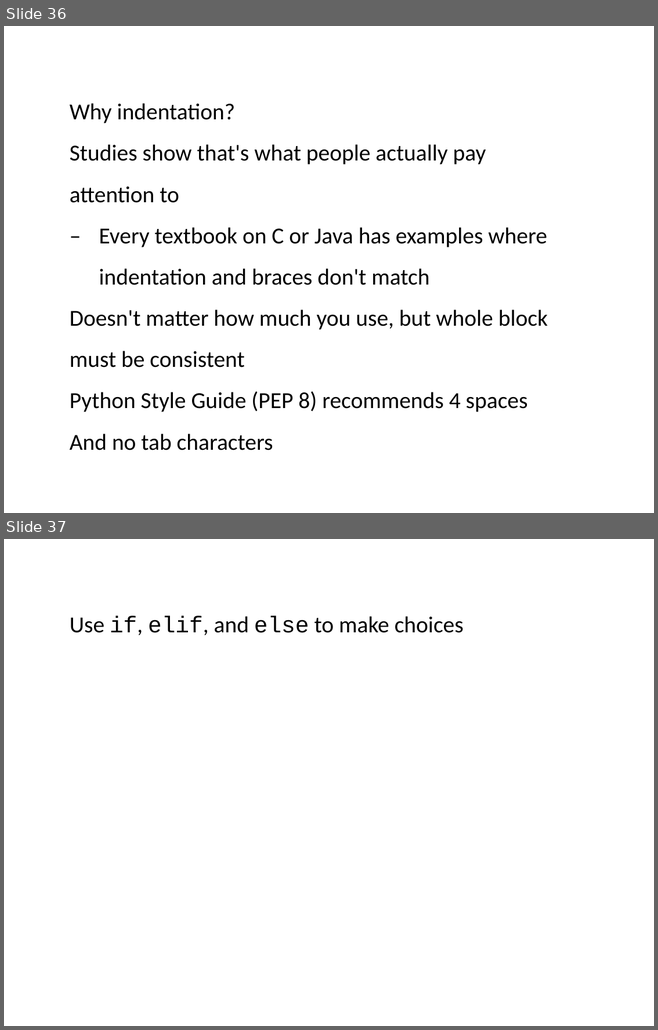
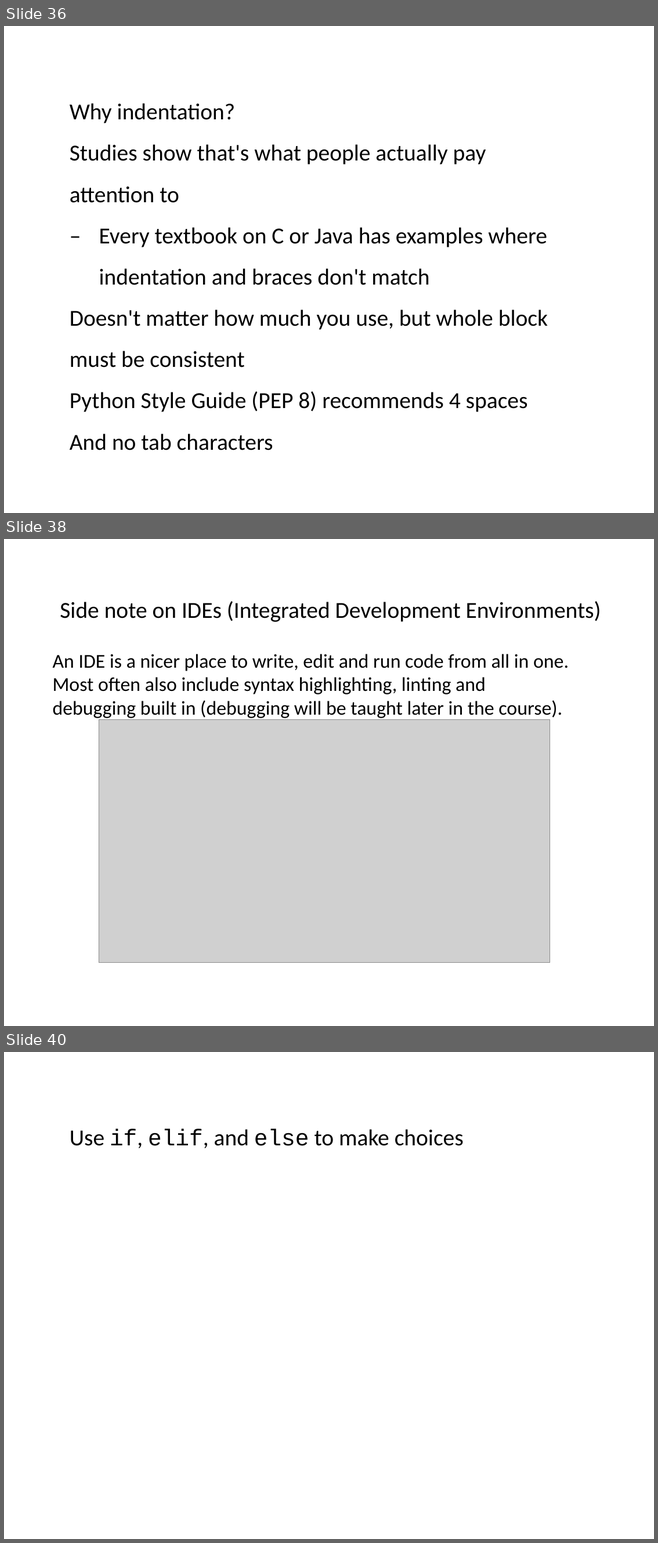
Before and after one commit to ncasuk/ncas-isc, a slide deck: python/presentations/learning_python/05_flow.pptx. Shown one above the other, each under a label of ours: slides 36 and 37 before the commit, slides 36, 38 and 40 after it; the slides between them are not shown. The pictures are 658x1030 and 658x1543 pixels, drawn with LibreOffice and Linux fonts; fonts in the diff are those of the drawing; grey boxes stand for pictures; background and template pictures are left out. Boxes give left, top, right and bottom in pixels: in the first picture for what was removed or moved away, otherwise in the second. Text is boxed around its words. In the diff, an @@ line names an element or a change of style, - is before the commit and + after.

Commit message:
Added mention of pass, continue and break in learning_python flow presentations as well as mentioning that IDEs support auto 4 space indentation

```diff
--- a/python/presentations/learning_python/05_flow.pptx
+++ b/python/presentations/learning_python/05_flow.pptx
@@ slide 38 added at <box>4,539,654,1026</box>, background picture (left out) @@
@@ text added at <box>60,601,601,622</box>, 28 pt, text #000000 @@
+Side note on IDEs (Integrated Development Environments)
@@ text added at <box>53,654,568,718</box>, 24 pt, text #000000 @@
+An IDE is a nicer place to write, edit and run code from all in one.
+Most often also include syntax highlighting, linting and
+debugging built in (debugging will be taught later in the course).
@@ picture added at <box>99,719,550,962</box> @@
@@ what was slide 37 is now slide 40 @@
```
Also in this commit, not shown: 1 slide changed, 7 other slides added, 4 slides removed, 1 other file.
